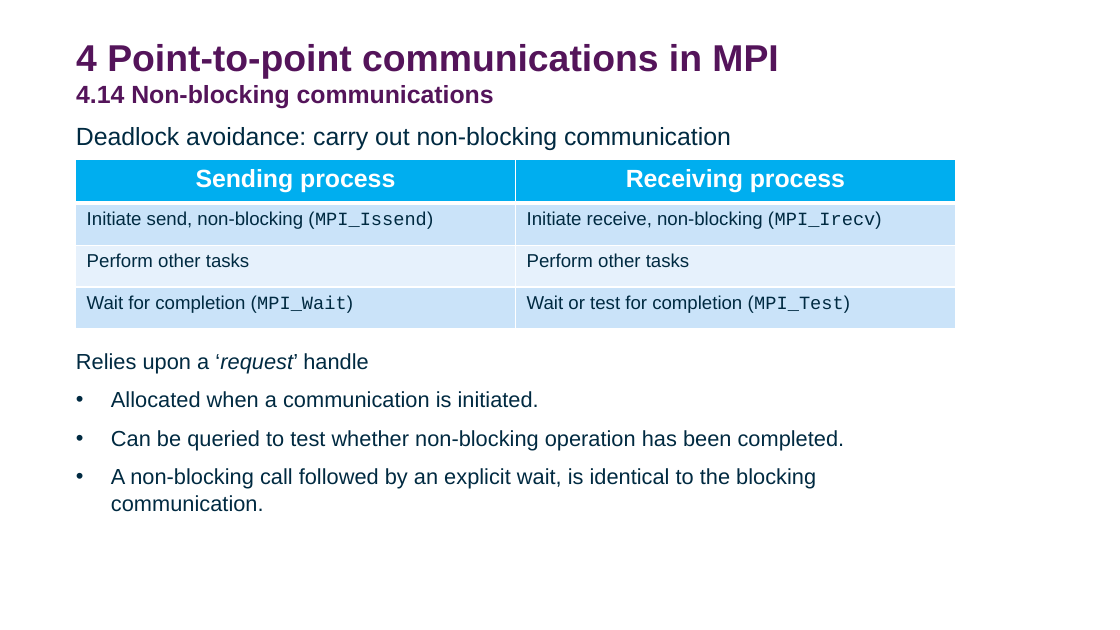
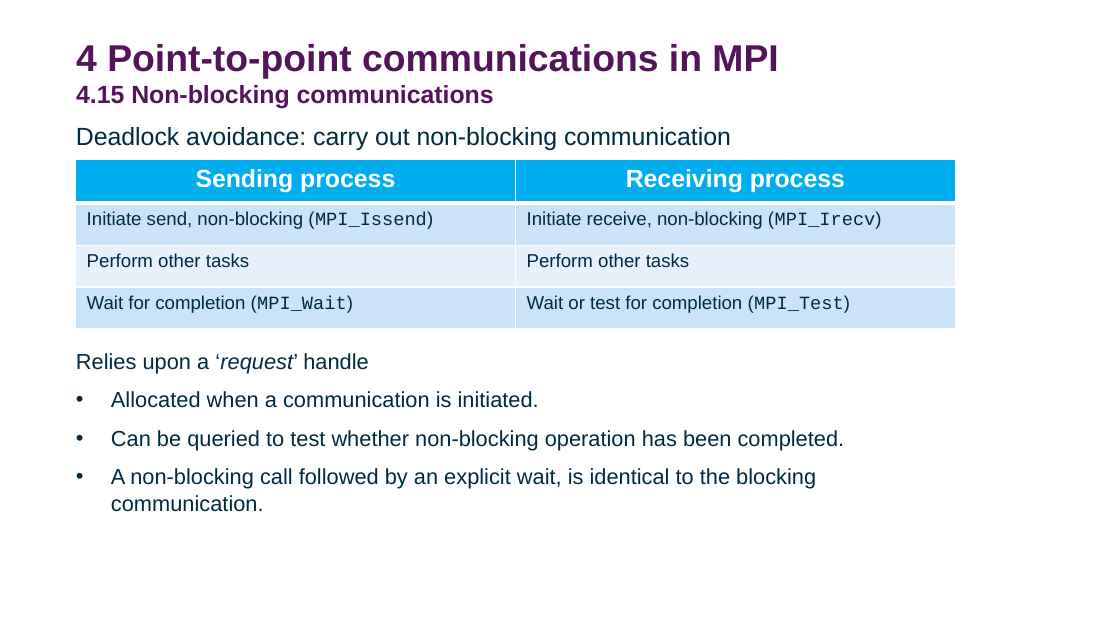
Before and after one commit to DurhamARC-Training/BasicParallelProgramming, a slide deck: slide 51 of OpenMPMPIShortCourse_Autumn2025.odp (slide 50 before the commit). Drawn at 1120x630 pixels with LibreOffice and Linux fonts; fonts in the diff are those of the drawing; background and template pictures are left out. Boxes give left, top, right and bottom in pixels: in the first picture for what was removed or moved away, otherwise in the second. Text is boxed around its words. In the diff, an @@ line names an element or a change of style, - is before the commit and + after.

```diff
--- a/OpenMPMPIShortCourse_Autumn2025.odp
+++ b/OpenMPMPIShortCourse_Autumn2025.odp
@@ title at (76, 44, 778, 109): text changed @@
-4 Point-to-point communications in MPI
-4.14 Non-blocking communications
+4 Point-to-point communications in MPI
+4.15 Non-blocking communications
```
Also in this commit, not shown: 15 other slides changed, 2 slides added, 1 slide removed, 1 other file.
